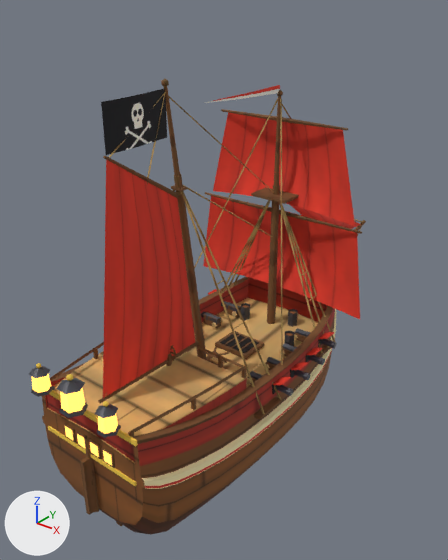
The glTF model art/fleet/player_brigantine.glb, before and after one commit.
Before and after are seen from a 50 mm camera at (2.74, -3.46, 3.34) aimed at (-0.06, 0.04, 1.17). Arrows for +X, +Y and +Z are at lower left; the lights stay in place. The picture after the commit comes second. Where no turn or scale is listed for an object, it has been applied to the vertices.

Script lines for the objects in view, before the commit:
```python
me_hull = bpy.data.meshes.new('Hull')
me_hull.from_pydata(...)  # 1561 vertices, 2516 faces; spans x -0.71..0.71, y -1.76..1.76, z -0.75..0.75
# faces by material slot: [812, 333, 923, 124, 84, 240]
me_hull.materials.append(mat_hull)  # picture img_player_brigantine_atlas
me_hull.materials.append(mat_trim)  # picture img_player_brigantine_atlas
me_hull.materials.append(mat_wood)  # picture img_player_brigantine_atlas
me_hull.materials.append(mat_deck)  # picture img_player_brigantine_atlas
me_hull.materials.append(mat_glow)  # picture img_player_brigantine_atlas, glowing orange #ffc257
me_hull.materials.append(mat_metal)  # picture img_player_brigantine_atlas
me_rigging = bpy.data.meshes.new('Rigging')
me_rigging.from_pydata(...)  # 352 vertices, 436 faces; spans x -0.78..0.78, y -1.86..1.86, z -1.39..1.39
me_rigging.materials.append(mat_wood)  # picture img_player_brigantine_atlas
me_sail0_1 = bpy.data.meshes.new('Sail0_1')
me_sail0_1.from_pydata(...)  # 54 vertices, 80 faces; spans x -0.712..0.712, y 0.294..0.4, z 0.449..1.17
me_sail0_1.materials.append(mat_sail)  # picture img_player_brigantine_atlas
ob_hull = bpy.data.objects.new('Hull', me_hull)
ob_hull.location = (0.0, 0.118, 0.404)
ob_rigging = bpy.data.objects.new('Rigging', me_rigging)
ob_rigging.location = (0.0, 0.506, 1.412)
ob_sail0_1 = bpy.data.objects.new('Sail0_1', me_sail0_1)
ob_sail0_1.location = (0.0, 0.4, 1.17)
# also in view: 'Flag' at (-0.01, -0.23, 2.58); 'Guns0' at (0.0, 0.21, 0.56); 'Sail1_0' at (0.04, -0.86, 1.61); 'Sail0_0' at (0.0, 0.76, 1.21)
```
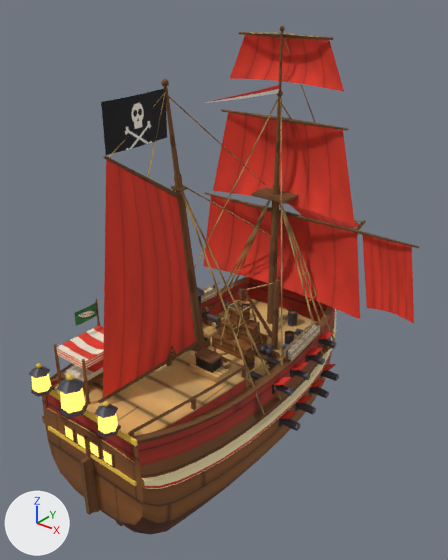
Boxes [x1, y1, x2, y2] around the edits, measured in the pictures (448 x 560 px):
'Slot_rigging_Sail0', added (red)
    after: [230, 35, 344, 92]
'Slot_rigging_Sail1', added (red)
    after: [362, 235, 414, 323]
'Slot_infirmary', added
    after: [54, 299, 104, 405]
'Slot_hold', added (brown)
    after: [212, 279, 280, 359]
'Slot_gundeck', added
    after: [243, 344, 339, 431]
'Slot_workshop', added (brown)
    after: [190, 303, 228, 383]
'Slot_quarters', added
    after: [201, 285, 320, 362]
'Slot_rigging', added
    after: [239, 26, 419, 248]
'Slot_galley', added (mostly hidden)
    after: [192, 287, 210, 352]

Edits to the bpy script that builds the scene:
```text
Add ob_slot_workshop:
    ob_slot_workshop = bpy.data.objects.new('Slot_workshop', me_slot_workshop)  # 112 vertices, 158 faces; spans x -0.496..0.496, y -0.601..0.601, z -0.22..0.22; in mat_wood (picture img_player_brigantine_atlas), mat_metal (picture img_player_brigantine_atlas)
    ob_slot_workshop.location = (-0.054, -0.129, 0.798)
Add ob_slot_rigging_sail1:
    ob_slot_rigging_sail1 = bpy.data.objects.new('Slot_rigging_Sail1', me_slot_rigging_sail1)  # 30 vertices, 40 faces; spans x 0.137..0.642, y 0.333..0.361, z 0.169..0.79; in mat_sail (picture img_player_brigantine_atlas)
    ob_slot_rigging_sail1.location = (0.642, 0.361, 0.79)
Add ob_slot_rigging_sail0:
    ob_slot_rigging_sail0 = bpy.data.objects.new('Slot_rigging_Sail0', me_slot_rigging_sail0)  # 35 vertices, 48 faces; spans x -0.525..0.525, y 0.308..0.386, z 1.135..1.475; in mat_sail (picture img_player_brigantine_atlas)
    ob_slot_rigging_sail0.location = (0.0, 0.386, 1.475)
Add ob_slot_rigging:
    ob_slot_rigging = bpy.data.objects.new('Slot_rigging', me_slot_rigging)  # 67 vertices, 93 faces; spans x -0.83..0.83, y -0.77..0.77, z -1.04..1.04; in mat_wood (picture img_player_brigantine_atlas)
    ob_slot_rigging.location = (0.415, 1.402, 1.994)
Add ob_slot_quarters:
    ob_slot_quarters = bpy.data.objects.new('Slot_quarters', me_slot_quarters)  # 140 vertices, 180 faces; spans x -0.626..0.626, y -0.586..0.586, z -0.165..0.165; in mat_hull (picture img_player_brigantine_atlas), mat_wood (picture img_player_brigantine_atlas), mat_glow (picture img_player_brigantine_atlas, glowing orange #ffc257), mat_sail (picture img_player_brigantine_atlas)
    ob_slot_quarters.location = (0.001, 0.575, 0.85)
Add ob_slot_infirmary:
    ob_slot_infirmary = bpy.data.objects.new('Slot_infirmary', me_slot_infirmary)  # 112 vertices, 148 faces; spans x -0.16..0.16, y -0.232..0.232, z -0.27..0.27; in mat_wood (picture img_player_brigantine_atlas), mat_sail (picture img_player_brigantine_atlas), mat_hull (picture img_player_brigantine_atlas), mat_trim (picture img_player_brigantine_atlas), mat_flag (picture img_player_brigantine_atlas)
    ob_slot_infirmary.location = (-0.245, -1.155, 1.04)
Add ob_slot_hold:
    ob_slot_hold = bpy.data.objects.new('Slot_hold', me_slot_hold)  # 138 vertices, 195 faces; spans x -0.238..0.238, y -0.182..0.182, z -0.322..0.322; in mat_wood (picture img_player_brigantine_atlas), mat_metal (picture img_player_brigantine_atlas)
    ob_slot_hold.location = (0.042, 0.183, 0.832)
Add ob_slot_gundeck:
    ob_slot_gundeck = bpy.data.objects.new('Slot_gundeck', me_slot_gundeck)  # 245 vertices, 260 faces; spans x -0.78..0.78, y -0.43..0.43, z -0.24..0.24; in mat_hull (picture img_player_brigantine_atlas), mat_metal (picture img_player_brigantine_atlas), mat_wood (picture img_player_brigantine_atlas)
    ob_slot_gundeck.location = (0.0, 0.295, 0.398)
Add ob_slot_galley:
    ob_slot_galley = bpy.data.objects.new('Slot_galley', me_slot_galley)  # 105 vertices, 137 faces; spans x -0.065..0.065, y -0.138..0.138, z -0.282..0.282; in mat_wood (picture img_player_brigantine_atlas), mat_metal (picture img_player_brigantine_atlas)
    ob_slot_galley.location = (-0.27, -0.107, 0.793)
```
